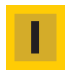
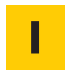
Comparing the layer stacks of the two w=68, h=74 images. Changes:
painted on "Vector Smart Object" over bbox(14, 13, 57, 62)
